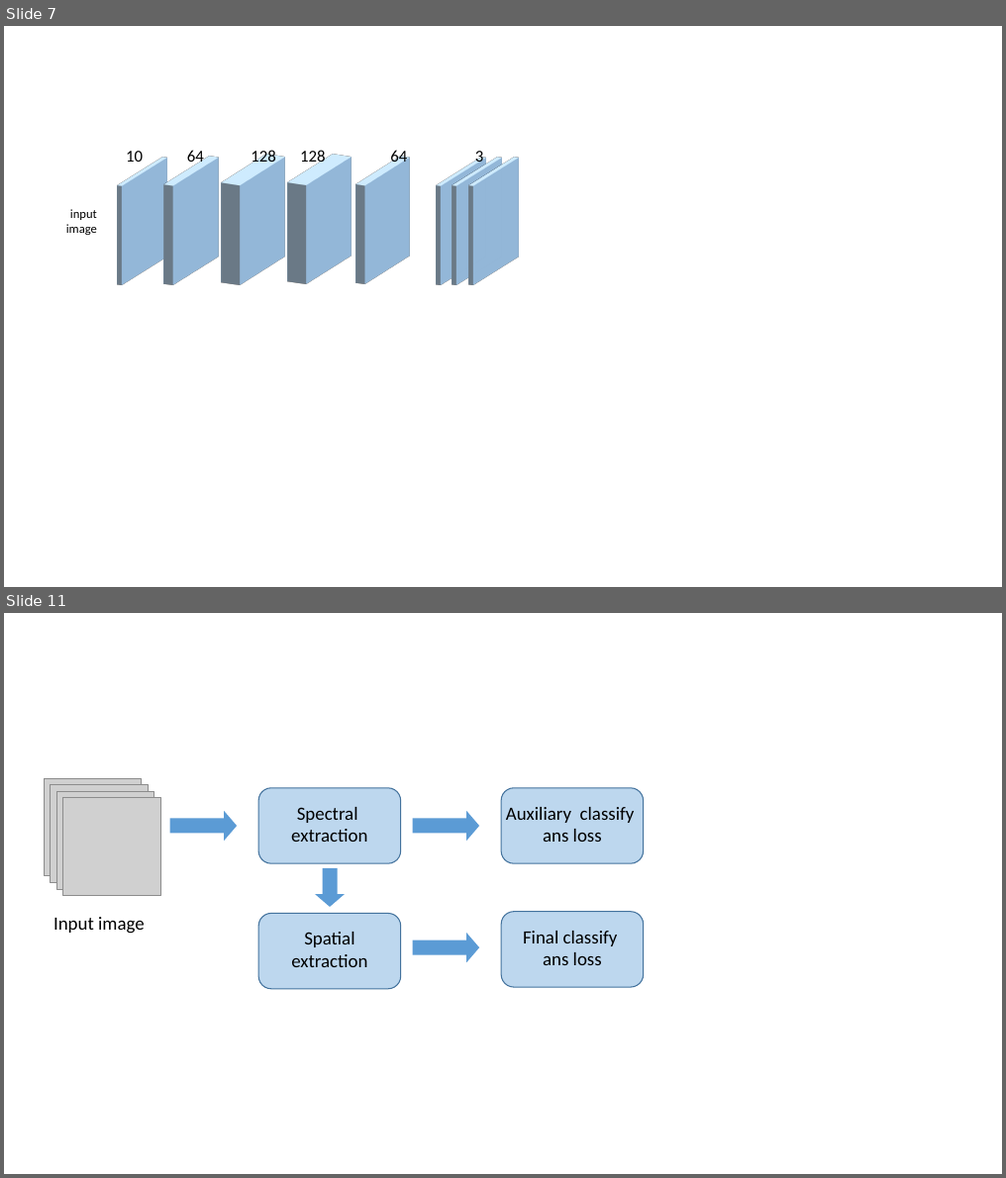
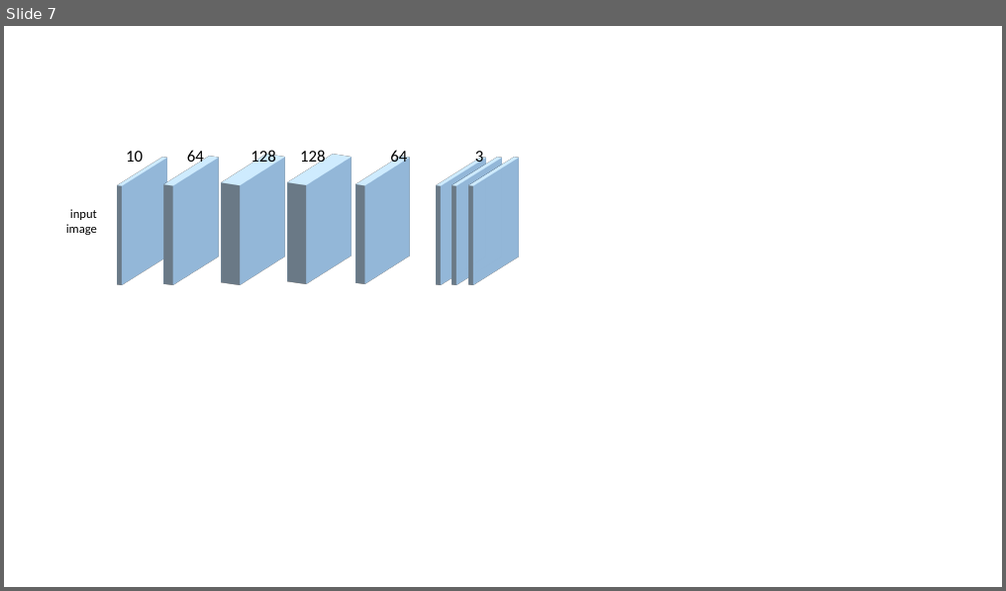
Before and after one commit to W-void/landsat0, a slide deck: pic/模型图.pptx. Shown one above the other, each under a label of ours: slides 7 and 11 before the commit, slide 7 after it; the slides between them are not shown. The pictures are 1006x1178 and 1006x591 pixels, drawn with LibreOffice and Linux fonts; fonts in the diff are those of the drawing; grey boxes stand for pictures. Boxes give left, top, right and bottom in pixels: in the first picture for what was removed or moved away, otherwise in the second. Text is boxed around its words. In the diff, an @@ line names an element or a change of style, - is before the commit and + after.

```diff
--- a/pic/模型图.pptx
+++ b/pic/模型图.pptx
@@ slide 11 removed at (4, 613, 1002, 1174), background #FFFFFF @@
@@ rounded rectangle removed at (258, 788, 401, 863) @@
@@ rounded rectangle removed at (501, 788, 644, 863) @@
@@ group removed at (44, 778, 160, 896): 4 pictures @@
@@ right arrow removed at (170, 811, 237, 842) @@
@@ text removed at (291, 807, 367, 842) @@
-Spectral
-extraction
@@ right arrow removed at (413, 811, 479, 842) @@
@@ text removed at (506, 807, 635, 842) @@
-Auxiliary classify
-ans loss
@@ right arrow removed at (315, 868, 345, 907) @@
@@ text removed at (54, 917, 145, 934) @@
-Input image
@@ rounded rectangle removed at (258, 913, 401, 989) @@
@@ text removed at (291, 932, 367, 967) @@
-Spatial
-extraction
@@ right arrow removed at (413, 933, 479, 962) @@
@@ rounded rectangle removed at (501, 912, 644, 987) @@
@@ text removed at (523, 931, 618, 965) @@
-Final classify
-ans loss
```
Also in this commit, not shown: 4 slides changed, 2 slides added, 1 other slide removed, 34 other files.
